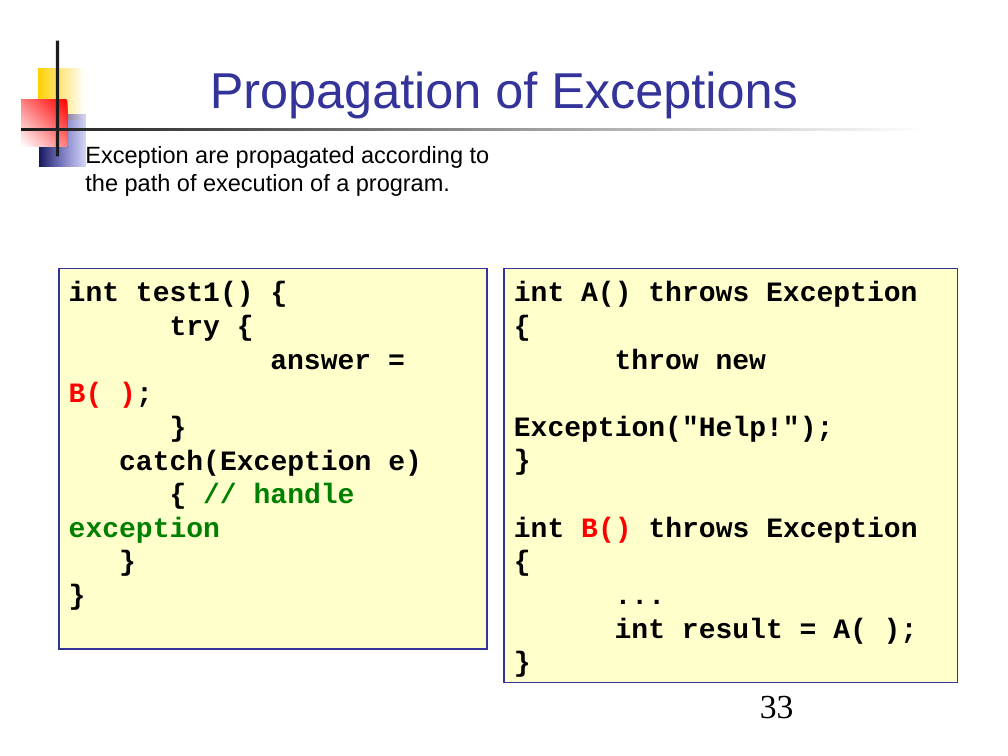
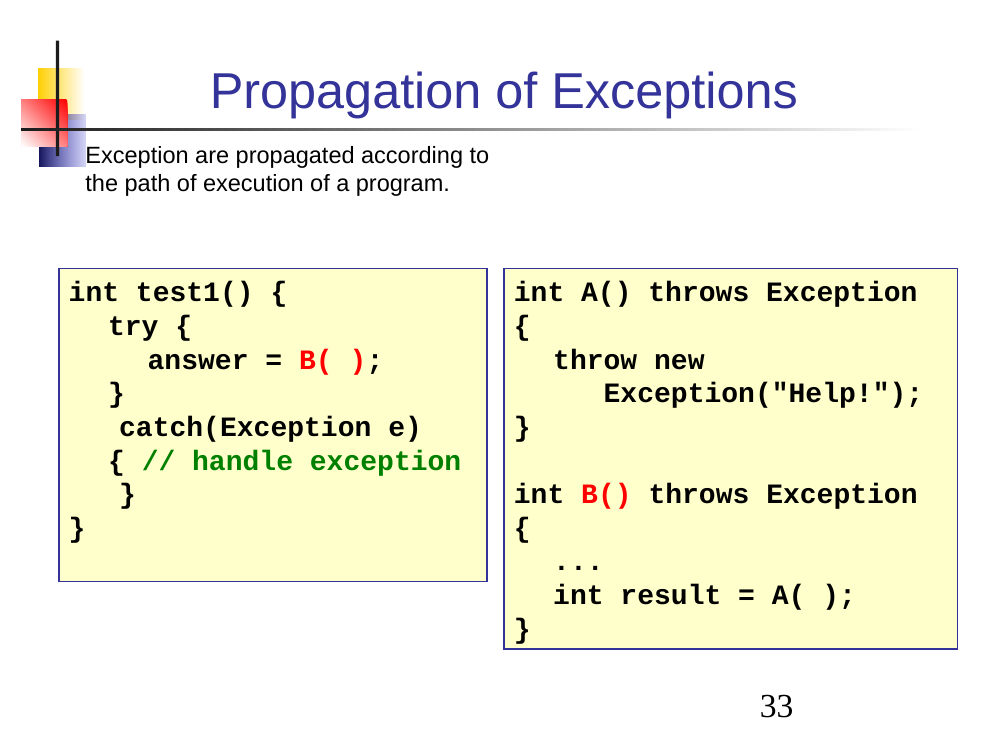
Before and after one commit to skeoop/skeoop.github.io, a slide deck: slide 33 of week7/Exceptions.ppt. Drawn at 1008x756 pixels with LibreOffice and Linux fonts; fonts in the diff are those of the drawing. Boxes give left, top, right and bottom in pixels: in the first picture for what was removed or moved away, otherwise in the second. Text is boxed around its words. In the diff, an @@ line names an element or a change of style, - is before the commit and + after.

```diff
--- a/week7/Exceptions.ppt
+++ b/week7/Exceptions.ppt
@@ rectangle "int test1() {": place and size @@
-rectangle "int test1() {" at [58,269,487,649]
+rectangle "int test1() {" at [58,269,487,582]
@@ rectangle "int A() throws Exception": place and size @@
-rectangle "int A() throws Exception" at [504,269,958,682]
+rectangle "int A() throws Exception" at [504,269,958,649]
```
Also in this commit, not shown: 43 other slides changed, 4 other files.
